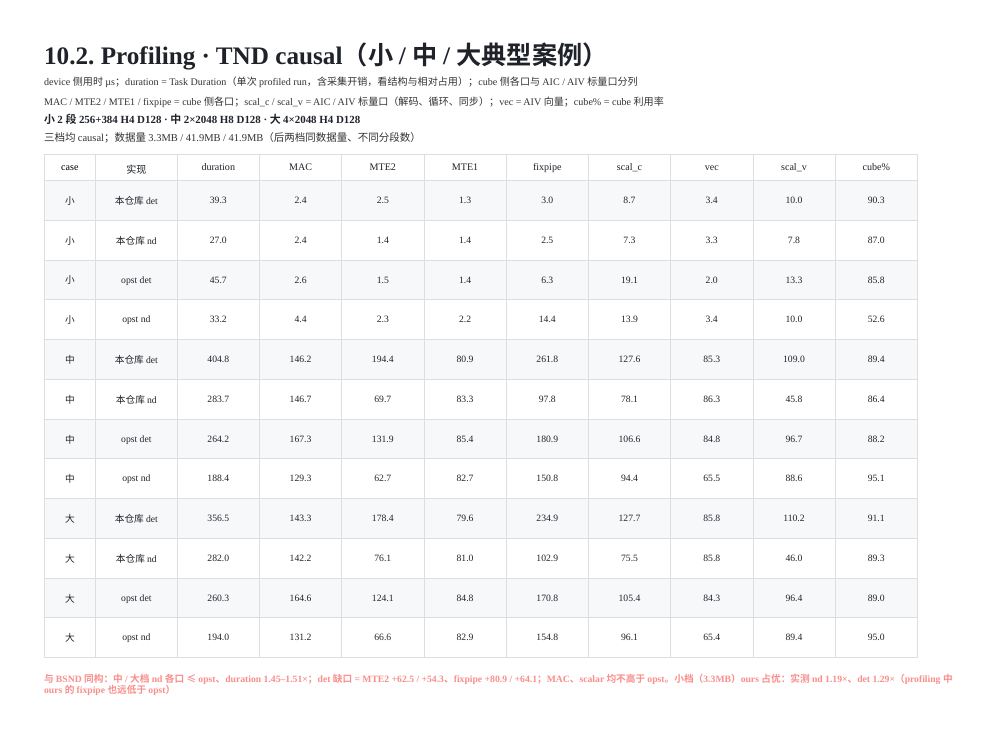
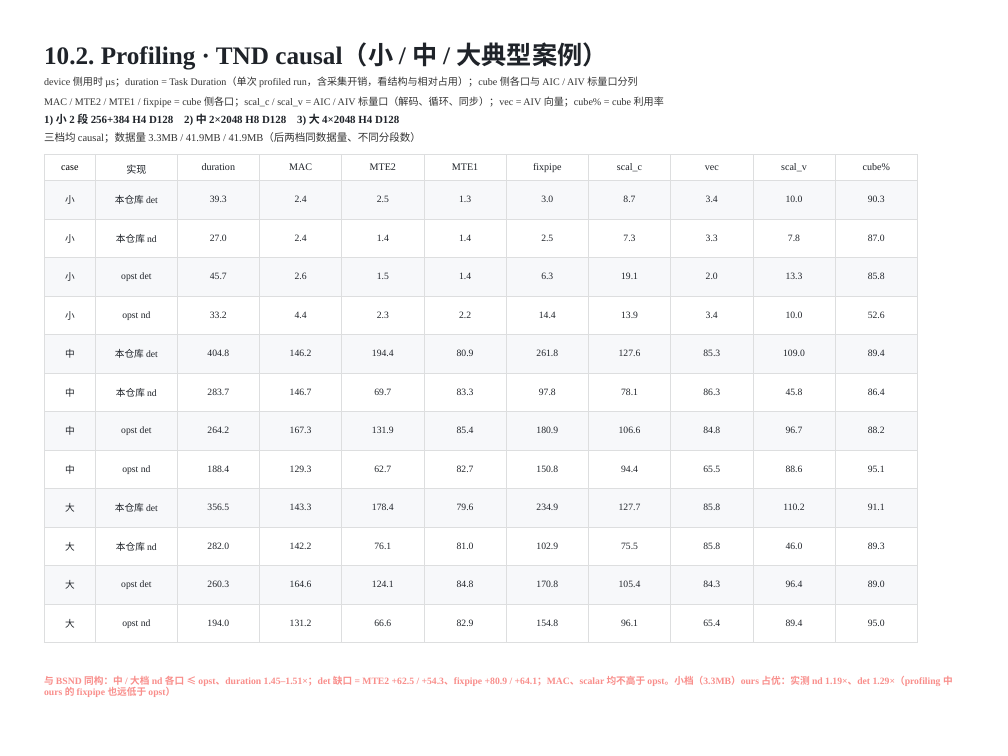
Before and after one commit to guomc9/SeeTen, a slide deck: slide 31 of cases/flash-attention-det-accum/out/v3-index-schedules.pptx. Drawn at 1008x756 pixels with LibreOffice and Linux fonts; fonts in the diff are those of the drawing. Boxes give left, top, right and bottom in pixels: in the first picture for what was removed or moved away, otherwise in the second. Text is boxed around its words. In the diff, an @@ line names an element or a change of style, - is before the commit and + after.

```diff
--- a/cases/flash-attention-det-accum/out/v3-index-schedules.pptx
+++ b/cases/flash-attention-det-accum/out/v3-index-schedules.pptx
@@ text at <box>44,113,399,125</box>: text changed @@
-小 2 段 256+384 H4 D128 · 中 2×2048 H8 D128 · 大 4×2048 H4 D128
+1) 小 2 段 256+384 H4 D128 2) 中 2×2048 H8 D128 3) 大 4×2048 H4 D128
@@ table: place and size @@
-table at <box>44,155,917,656</box>
+table at <box>44,155,917,641</box>
```
Also in this commit, not shown: 1 other slide changed, 2 other files.
